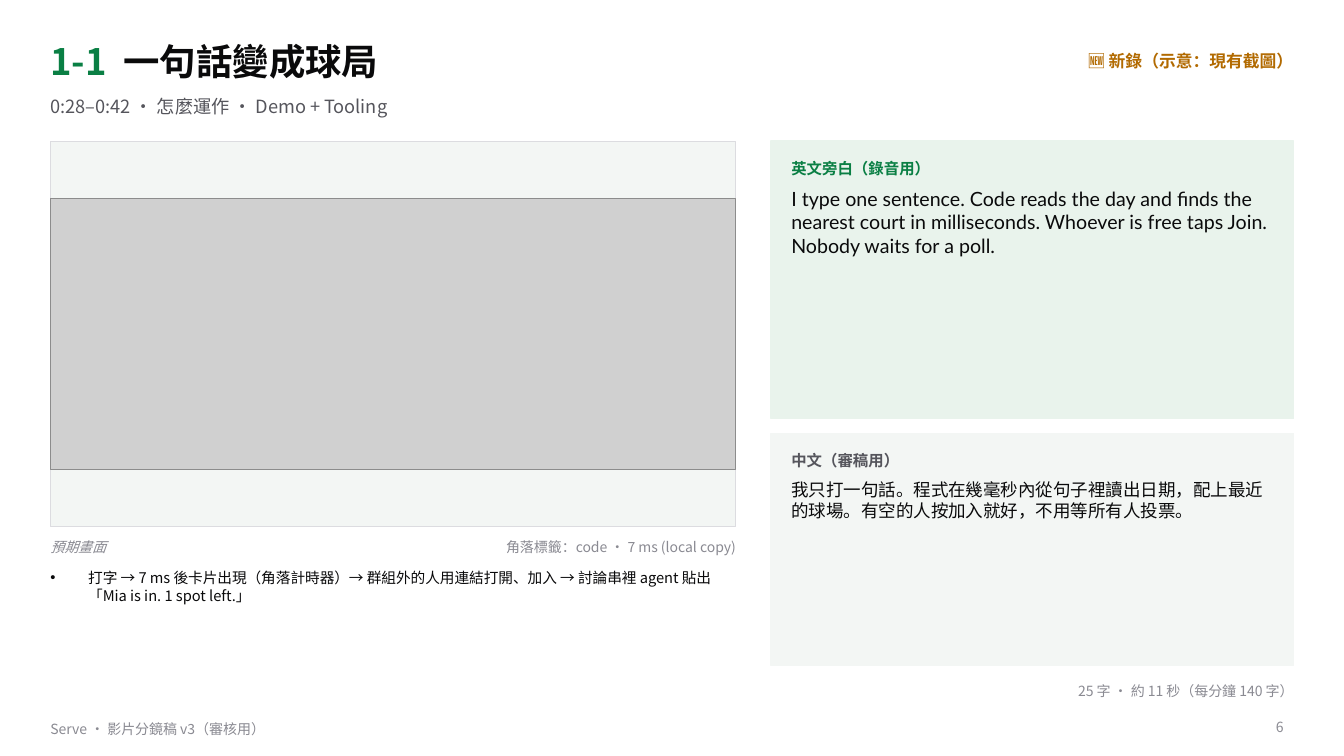
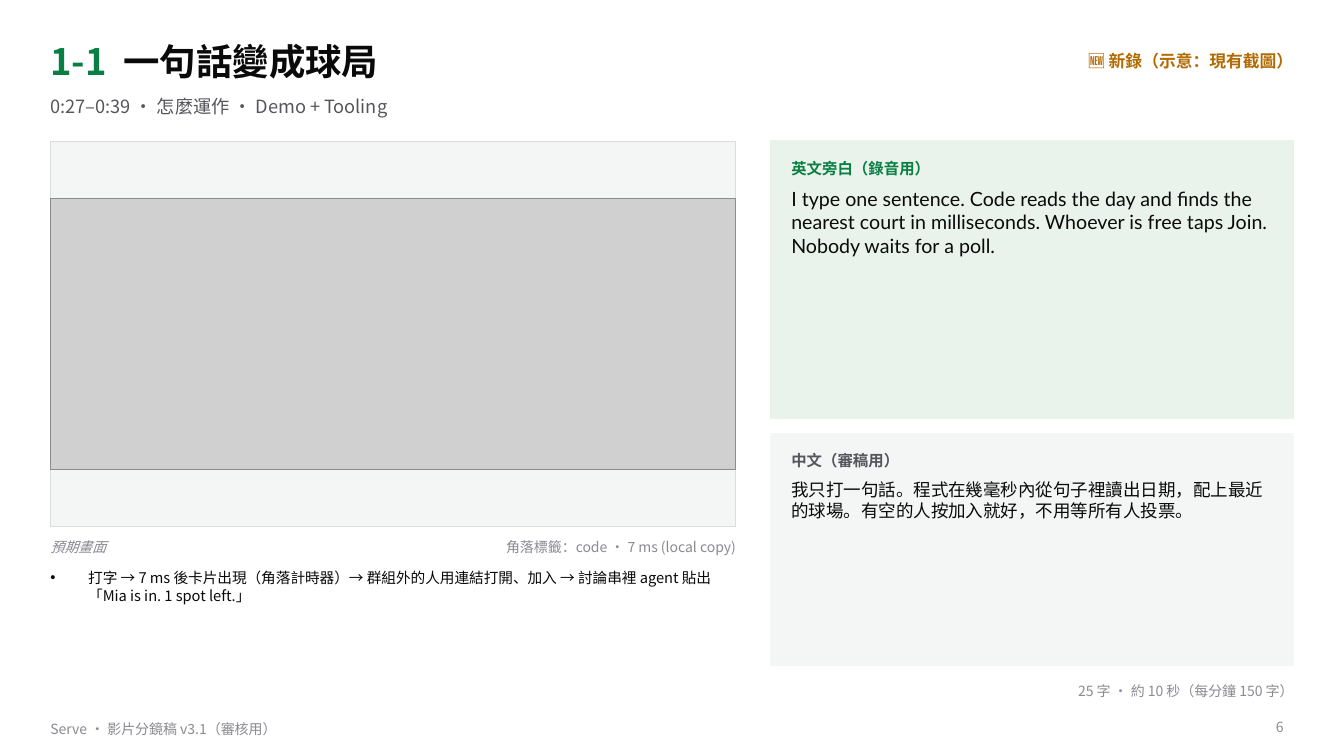
Before and after one commit to gino6178/serve-meta-hackathon, a slide deck: slide 6 of video/storyboard_v3.pptx. Drawn at 1344x756 pixels with LibreOffice and Linux fonts; fonts in the diff are those of the drawing; grey boxes stand for pictures. Boxes give left, top, right and bottom in pixels: in the first picture for what was removed or moved away, otherwise in the second. Text is boxed around its words. In the diff, an @@ line names an element or a change of style, - is before the commit and + after.

```diff
--- a/video/storyboard_v3.pptx
+++ b/video/storyboard_v3.pptx
@@ text at (50, 97, 387, 118): text changed @@
-0:28–0:42 · 怎麼運作 · Demo + Tooling
+0:27–0:39 · 怎麼運作 · Demo + Tooling
@@ text at (1078, 684, 1294, 697): text changed @@
-25 字 · 約 11 秒（每分鐘 140 字）
+25 字 · 約 10 秒（每分鐘 150 字）
@@ text at (50, 722, 276, 735): text changed @@
-Serve · 影片分鏡稿 v3（審核用）
+Serve · 影片分鏡稿 v3.1（審核用）
```
Also in this commit, not shown: 15 other slides changed, 13 other files.
